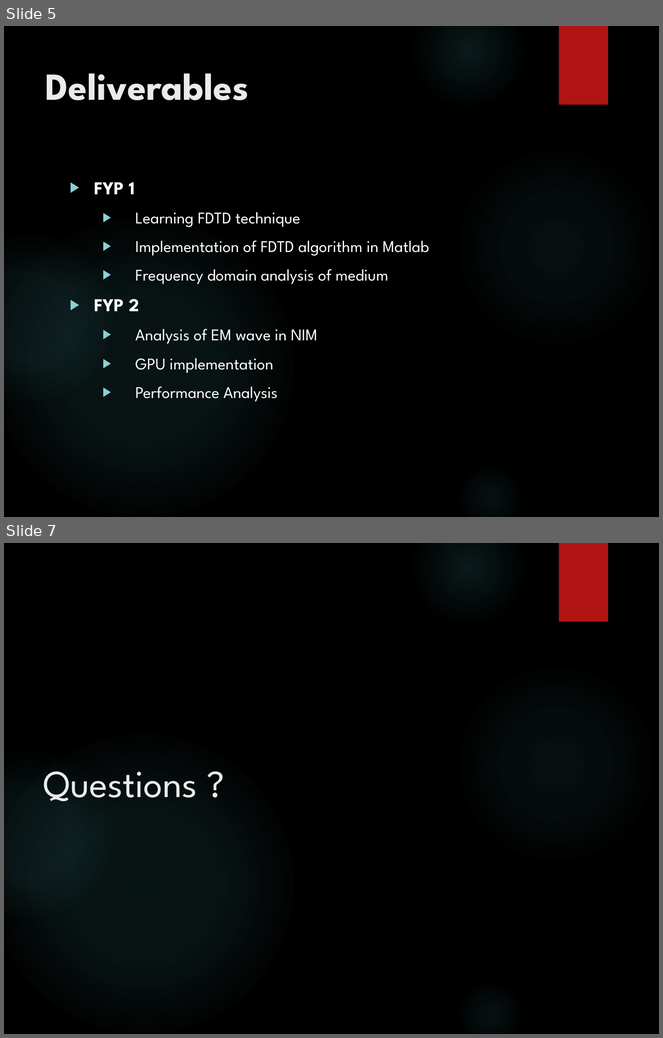
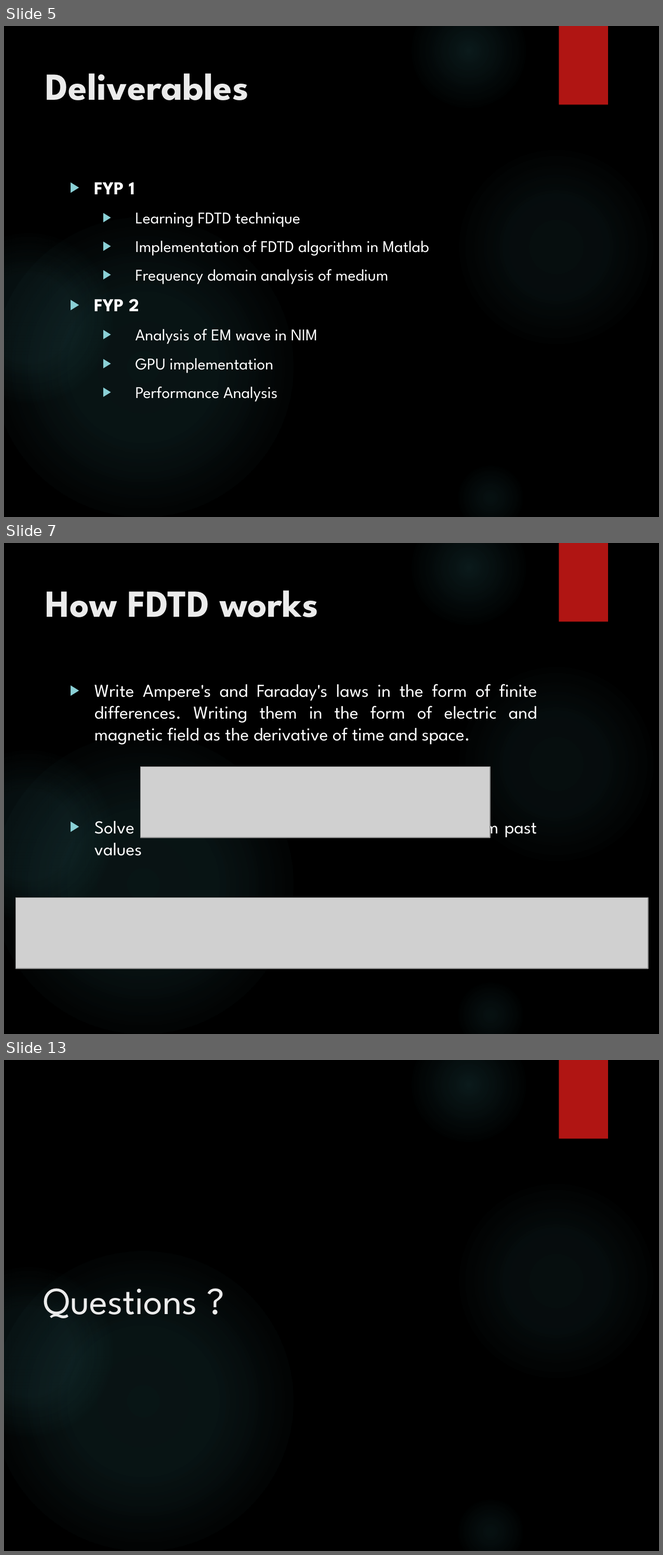
Before and after one commit to junaidnasir/gpu-em-nim, a slide deck: FYP_Defense_Presentation/FYP-1_presentation.pptx. Shown one above the other, each under a label of ours: slides 5 and 7 before the commit, slides 5, 7 and 13 after it; the slides between them are not shown. The pictures are 663x1038 and 663x1555 pixels, drawn with LibreOffice and Linux fonts; fonts in the diff are those of the drawing; grey boxes stand for pictures; background and template pictures are left out. Boxes give left, top, right and bottom in pixels: in the first picture for what was removed or moved away, otherwise in the second. Text is boxed around its words. In the diff, an @@ line names an element or a change of style, - is before the commit and + after.

```diff
--- a/FYP_Defense_Presentation/FYP-1_presentation.pptx
+++ b/FYP_Defense_Presentation/FYP-1_presentation.pptx
@@ slide 7 added at (4, 543, 659, 1034), background picture (left out); not listed: 6 template elements that a slide beside it also shows @@
@@ title added at (45, 590, 318, 617), 42 pt, text #EBEBEB, bold @@
+How FDTD works
@@ text added at (94, 684, 538, 856), 20 pt, text #FFFFFF @@
+▶ Write Ampere's and Faraday's laws in the form of finite differences. Writing them in the form of electric and magnetic field as the derivative of time and space.
+▶ Solve equation so that we can get future values from past values
@@ picture added at (140, 767, 490, 838) @@
@@ picture added at (16, 898, 649, 969) @@
@@ what was slide 7 is now slide 13 @@
```
Also in this commit, not shown: 2 slides changed, 5 other slides added.
